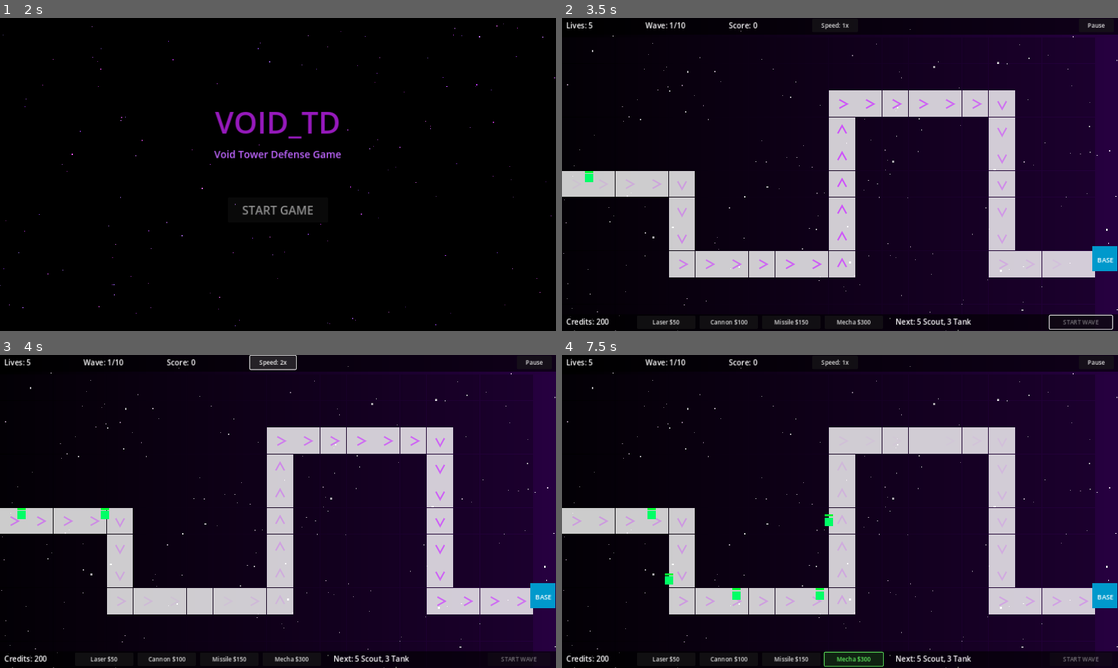
Above: before the commit, frames 1-4 (two rows, left to right).
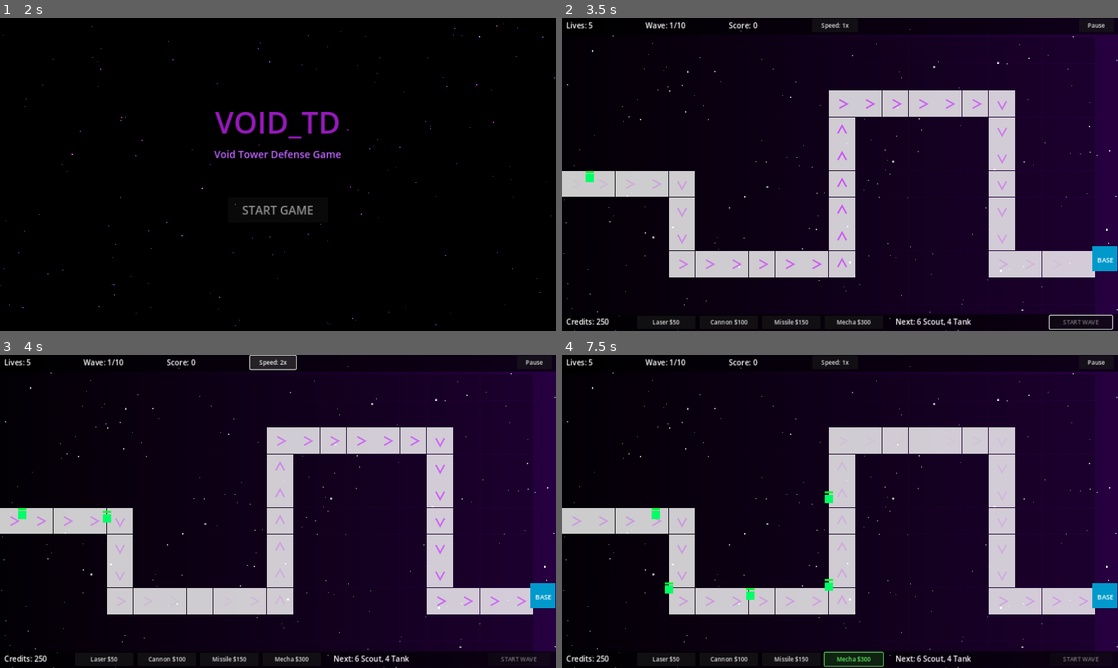
Above: after the commit, the same moments.

Repository: brew354/void_TD
Game: Godot game, scene res://Scenes/MenuScene.tscn
Same seed, same stepped clock (60 frames per second), same inputs: the game is played once before the commit and once after it.
Inputs (mouse positions are in pixels of both pictures, inside the frame that each line leads up to):
- Up to frame 1 (2 s): tap Enter at 0.5 s; move the mouse to (400, 158) at 0.52 s; tap 1 at 0.6 s; click (400, 158) at 0.67 s; tap Space at 0.77, 1.52 s; move the mouse to (166, 190) at 1.27 s; tap 2 at 1.35 s; click (166, 190) at 1.42 s
- Up to frame 2 (3.5 s): click "START GAME" at 2 s; click "START WAVE" at 2.75 s
- Up to frame 3 (4 s): click "Speed: 1x" at 3.5 s
- Up to frame 4 (7.5 s): click "Speed: 2x" at 4.25 s; click "Laser $50" at 5 s; click "Cannon $100" at 5.75 s; click "Missile $150" at 6.5 s; click "Mecha $300" at 7.25 s

Frame 1 is identical in both runs. In frame 2, less than 0.1% of the frame differs, in the area x 4-71%, y 48-98%; in frame 3, less than 0.1%; in frame 4, 0.5%, in the area x 7-71%, y 43-98%.
Error in both runs: Invalid access of index '3' on a base object of type: 'Array'. (res://HUD/HUDNode.gd:243)

Commit message:
Rebalance difficulty for Mecha Soldier
Enemies:
- Scout: 50→80 HP, 200→210 speed (survives a full Laser shot)
- Tank: 500→700 HP, 60→65 speed, reward 40→50
- Boss: 2000→2500 HP, stun_interval 4.0→3.5s (stuns more often)

Economy:
- Starting credits: 200→250 (better initial buildout)
- Wave complete bonus: 50→75 (can afford first Mecha by wave 2-3)

Waves:
- Scale rate: 0.18→0.22 per wave (reaches 2.98× at wave 10)
- More enemies mid-late game (wave 7-8: 24+ enemies)
- Wave 9: 2 bosses; Wave 10: 3 bosses with 15 tanks
- Boss waves kept at 3, 6, 9, 10 for consistent pacing

Co-Authored-By: Claude Sonnet 4.6 <noreply@anthropic.com>

Diff:
--- a/Void_TD/Models/EnemyDefinition.gd
+++ b/Void_TD/Models/EnemyDefinition.gd
@@ -7,14 +7,14 @@
 static func stats(type: EnemyType) -> Dictionary:
 	match type:
 		EnemyType.SCOUT:
-			return { "hp": 50, "speed": 200.0, "reward": 5, "lives_damage": 1,
+			return { "hp": 80, "speed": 210.0, "reward": 5, "lives_damage": 1,
 					 "color": Color(0.0, 1.0, 0.4), "size": Vector2(20, 20), "label": "Scout" }
 		EnemyType.TANK:
-			return { "hp": 500, "speed": 60.0, "reward": 40, "lives_damage": 3,
+			return { "hp": 700, "speed": 65.0, "reward": 50, "lives_damage": 3,
 					 "color": Color(1.0, 0.4, 0.0), "size": Vector2(36, 36), "label": "Tank" }
 		EnemyType.BOSS:
-			return { "hp": 2000, "speed": 40.0, "reward": 200, "lives_damage": 0,
+			return { "hp": 2500, "speed": 40.0, "reward": 250, "lives_damage": 0,
 					 "color": Color(0.6, 0.0, 0.8), "size": Vector2(52, 52), "label": "Boss",
 					 "is_boss": true,
-					 "stun_range": 200.0, "stun_interval": 4.0, "stun_duration": 2.0 }
+					 "stun_range": 200.0, "stun_interval": 3.5, "stun_duration": 2.0 }
 	return {}
--- a/Void_TD/Models/GameConfig.gd
+++ b/Void_TD/Models/GameConfig.gd
@@ -8,8 +8,8 @@
 const SCENE_WIDTH: float = 1334.0
 const SCENE_HEIGHT: float = 750.0
 const STARTING_LIVES: int = 5
-const STARTING_CREDITS: int = 200
-const WAVE_COMPLETE_BONUS: int = 50
+const STARTING_CREDITS: int = 250
+const WAVE_COMPLETE_BONUS: int = 75
 
 # Path waypoints in scene coordinates
 const PATH_WAYPOINTS: Array = [
--- a/Void_TD/Models/WaveDefinition.gd
+++ b/Void_TD/Models/WaveDefinition.gd
@@ -25,63 +25,63 @@
 		pre_delay = d
 		difficulty_scale = s
 
-# Scale increases 0.18 per wave: wave 1 = 1.0, wave 5 = 1.72, wave 10 = 2.62
+# Scale increases 0.22 per wave: wave 1 = 1.0, wave 5 = 1.88, wave 10 = 2.98
 static func _scale(wave_idx: int) -> float:
-	return 1.0 + wave_idx * 0.18
+	return 1.0 + wave_idx * 0.22
 
 static func all_waves() -> Array:
 	return [
-		# Wave 1 — intro
+		# Wave 1 — intro: scouts only, learn the basics
 		WaveData.new([
 			SpawnGroup.new(EnemyDefinition.EnemyType.SCOUT, 8, 1.0),
 		], 0.5, _scale(0)),
-		# Wave 2
+		# Wave 2 — tanks introduced: need Cannon or save for Mecha
+		WaveData.new([
+			SpawnGroup.new(EnemyDefinition.EnemyType.SCOUT, 6, 0.8),
+			SpawnGroup.new(EnemyDefinition.EnemyType.TANK,  4, 2.0),
+		], 0.5, _scale(1)),
+		# Wave 3 — first boss: 3 groups required for boss test
 		WaveData.new([
 			SpawnGroup.new(EnemyDefinition.EnemyType.SCOUT, 5, 0.8),
-			SpawnGroup.new(EnemyDefinition.EnemyType.TANK,  3, 2.0),
-		], 0.5, _scale(1)),
-		# Wave 3 — first boss
-		WaveData.new([
-			SpawnGroup.new(EnemyDefinition.EnemyType.SCOUT, 4, 0.8),
-			SpawnGroup.new(EnemyDefinition.EnemyType.TANK,  5, 1.5),
+			SpawnGroup.new(EnemyDefinition.EnemyType.TANK,  6, 1.5),
 			SpawnGroup.new(EnemyDefinition.EnemyType.BOSS,  1, 3.0),
 		], 0.5, _scale(2)),
-		# Wave 4
+		# Wave 4 — swarm: fast scouts flood defenses
+		WaveData.new([
+			SpawnGroup.new(EnemyDefinition.EnemyType.SCOUT, 14, 0.7),
+			SpawnGroup.new(EnemyDefinition.EnemyType.TANK,   5, 1.6),
+		], 0.5, _scale(3)),
+		# Wave 5 — heavy mix: Mecha required to keep up
 		WaveData.new([
 			SpawnGroup.new(EnemyDefinition.EnemyType.SCOUT, 10, 0.7),
-			SpawnGroup.new(EnemyDefinition.EnemyType.TANK,   3, 1.8),
-		], 0.5, _scale(3)),
-		# Wave 5
+			SpawnGroup.new(EnemyDefinition.EnemyType.TANK,   8, 1.5),
+		], 0.5, _scale(4)),
+		# Wave 6 — boss returns with bigger escort
 		WaveData.new([
 			SpawnGroup.new(EnemyDefinition.EnemyType.SCOUT, 8, 0.7),
-			SpawnGroup.new(EnemyDefinition.EnemyType.TANK,  5, 1.5),
-		], 0.5, _scale(4)),
-		# Wave 6 — boss
-		WaveData.new([
-			SpawnGroup.new(EnemyDefinition.EnemyType.SCOUT, 6, 0.7),
-			SpawnGroup.new(EnemyDefinition.EnemyType.TANK,  6, 1.5),
+			SpawnGroup.new(EnemyDefinition.EnemyType.TANK,  8, 1.4),
 			SpawnGroup.new(EnemyDefinition.EnemyType.BOSS,  1, 3.0),
 		], 0.5, _scale(5)),
-		# Wave 7
+		# Wave 7 — attrition: massive count drains ammo coverage
 		WaveData.new([
-			SpawnGroup.new(EnemyDefinition.EnemyType.SCOUT, 12, 0.6),
-			SpawnGroup.new(EnemyDefinition.EnemyType.TANK,   7, 1.4),
+			SpawnGroup.new(EnemyDefinition.EnemyType.SCOUT, 14, 0.6),
+			SpawnGroup.new(EnemyDefinition.EnemyType.TANK,  10, 1.3),
 		], 0.5, _scale(6)),
-		# Wave 8
-		WaveData.new([
-			SpawnGroup.new(EnemyDefinition.EnemyType.SCOUT, 10, 0.6),
-			SpawnGroup.new(EnemyDefinition.EnemyType.TANK,   8, 1.3),
-		], 0.5, _scale(7)),
-		# Wave 9 — boss
-		WaveData.new([
-			SpawnGroup.new(EnemyDefinition.EnemyType.SCOUT, 8, 0.6),
-			SpawnGroup.new(EnemyDefinition.EnemyType.TANK,  9, 1.3),
-			SpawnGroup.new(EnemyDefinition.EnemyType.BOSS,  1, 3.0),
-		], 0.5, _scale(8)),
-		# Wave 10 — finale
+		# Wave 8 — tank wall: heavy HP demands splash + Mecha
 		WaveData.new([
 			SpawnGroup.new(EnemyDefinition.EnemyType.SCOUT, 12, 0.5),
 			SpawnGroup.new(EnemyDefinition.EnemyType.TANK,  12, 1.2),
-			SpawnGroup.new(EnemyDefinition.EnemyType.BOSS,   2, 3.0),
+		], 0.5, _scale(7)),
+		# Wave 9 — two bosses plus heavy escort
+		WaveData.new([
+			SpawnGroup.new(EnemyDefinition.EnemyType.SCOUT, 10, 0.5),
+			SpawnGroup.new(EnemyDefinition.EnemyType.TANK,  12, 1.2),
+			SpawnGroup.new(EnemyDefinition.EnemyType.BOSS,   2, 4.0),
+		], 0.5, _scale(8)),
+		# Wave 10 — finale: everything at once
+		WaveData.new([
+			SpawnGroup.new(EnemyDefinition.EnemyType.SCOUT, 15, 0.5),
+			SpawnGroup.new(EnemyDefinition.EnemyType.TANK,  15, 1.0),
+			SpawnGroup.new(EnemyDefinition.EnemyType.BOSS,   3, 4.0),
 		], 0.5, _scale(9)),
 	]
--- a/Void_TD/validate.gd
+++ b/Void_TD/validate.gd
@@ -29,8 +29,8 @@
 	# --- GameConfig ---
 	print("[ GameConfig ]")
 	_assert(GameConfig.STARTING_LIVES == 5, "STARTING_LIVES = 5")
-	_assert(GameConfig.STARTING_CREDITS == 200, "STARTING_CREDITS = 200")
-	_assert(GameConfig.WAVE_COMPLETE_BONUS == 50, "WAVE_COMPLETE_BONUS = 50")
+	_assert(GameConfig.STARTING_CREDITS == 250, "STARTING_CREDITS = 250")
+	_assert(GameConfig.WAVE_COMPLETE_BONUS == 75, "WAVE_COMPLETE_BONUS = 75")
 	_assert(GameConfig.TILE_SIZE == 64.0, "TILE_SIZE = 64")
 	_assert(GameConfig.GRID_COLS == 20, "GRID_COLS = 20")
 	_assert(GameConfig.GRID_ROWS == 11, "GRID_ROWS = 11")
@@ -65,7 +65,7 @@
 		_assert(s["speed"] > 0, "%s speed > 0" % s["label"])
 		_assert(s["reward"] > 0, "%s reward > 0" % s["label"])
 	var boss_stats = EnemyDefinition.stats(EnemyDefinition.EnemyType.BOSS)
-	_assert(boss_stats["hp"] == 2000, "Boss hp = 2000")
+	_assert(boss_stats["hp"] == 2500, "Boss hp = 2500")
 	_assert(boss_stats["is_boss"] == true, "Boss is_boss = true")
 	_assert(boss_stats["stun_range"] > 0, "Boss stun_range > 0")
 	_assert(boss_stats["lives_damage"] == 0, "Boss lives_damage = 0")
@@ -79,16 +79,16 @@
 	_assert(w1_count == 8, "Wave 1: 8 enemies")
 	var w2_count = 0
 	for g in waves[1].groups: w2_count += g.count
-	_assert(w2_count == 8, "Wave 2: 8 enemies (5+3)")
+	_assert(w2_count == 10, "Wave 2: 10 enemies (6+4)")
 	var w3_count = 0
 	for g in waves[2].groups: w3_count += g.count
-	_assert(w3_count == 10, "Wave 3: 10 enemies (4+5+1 boss)")
+	_assert(w3_count == 12, "Wave 3: 12 enemies (5+6+1 boss)")
 	_assert(waves[2].groups.size() == 3, "Wave 3 has 3 spawn groups")
 	_assert(waves[2].groups[2].type == EnemyDefinition.EnemyType.BOSS, "Wave 3 third group is BOSS")
 	_assert(waves[2].groups[2].count == 1, "Wave 3 boss group count = 1")
 	_assert(waves[5].groups[2].type == EnemyDefinition.EnemyType.BOSS, "Wave 6 has boss")
 	_assert(waves[8].groups[2].type == EnemyDefinition.EnemyType.BOSS, "Wave 9 has boss")
-	_assert(waves[9].groups[2].count == 2, "Wave 10 has 2 bosses")
+	_assert(waves[9].groups[2].count == 3, "Wave 10 has 3 bosses")
 	_assert(waves[1].difficulty_scale > waves[0].difficulty_scale, "Scale increases each wave")
 	_assert(waves[9].difficulty_scale > waves[4].difficulty_scale, "Wave 10 harder than wave 5")
 
@@ -125,35 +125,35 @@
 	print("\n[ EnemyNode ]")
 	var enemy = EnemyNode.new()
 	enemy.setup(EnemyDefinition.EnemyType.SCOUT)
-	_assert(enemy.max_hp == 50.0, "Scout max_hp = 50")
-	_assert(enemy.speed == 200.0, "Scout speed = 200")
+	_assert(enemy.max_hp == 80.0, "Scout max_hp = 80")
+	_assert(enemy.speed == 210.0, "Scout speed = 210")
 	_assert(enemy.reward == 5, "Scout reward = 5")
 	_assert(not enemy.is_dead, "Enemy not dead on spawn")
 	_assert(enemy.path_progress == 0.0, "Path progress starts at 0")
-	enemy.take_damage(25.0)
-	_assert(enemy.current_hp == 25.0, "HP reduced by damage")
-	_assert(not enemy.is_dead, "Not dead at 25 HP")
-	enemy.take_damage(25.0)
+	enemy.take_damage(40.0)
+	_assert(enemy.current_hp == 40.0, "HP reduced by damage")
+	_assert(not enemy.is_dead, "Not dead at 40 HP")
+	enemy.take_damage(40.0)
 	_assert(enemy.is_dead, "Dead after lethal damage")
 	enemy.queue_free()
 
 	var tank = EnemyNode.new()
 	tank.setup(EnemyDefinition.EnemyType.TANK)
-	_assert(tank.max_hp == 500.0, "Tank max_hp = 500")
+	_assert(tank.max_hp == 700.0, "Tank max_hp = 700")
 	_assert(tank.lives_damage == 3, "Tank lives_damage = 3")
 	tank.queue_free()
 
 	var boss = EnemyNode.new()
 	boss.setup(EnemyDefinition.EnemyType.BOSS)
 	_assert(boss.is_boss == true, "Boss enemy is_boss = true")
-	_assert(boss.max_hp == 2000.0, "Boss max_hp = 2000")
+	_assert(boss.max_hp == 2500.0, "Boss max_hp = 2500")
 	_assert(boss.lives_damage == 0, "Boss lives_damage = 0")
 	_assert(boss.stun_pulse.get_connections().size() >= 0, "Boss has stun_pulse signal")
 	boss.queue_free()
 
 	var scaled = EnemyNode.new()
 	scaled.setup(EnemyDefinition.EnemyType.SCOUT, 2.0)
-	_assert(scaled.max_hp == 100.0, "Scout at scale 2.0 has 100 hp")
+	_assert(scaled.max_hp == 160.0, "Scout at scale 2.0 has 160 hp")
 	_assert(scaled.speed > 200.0, "Scout at scale 2.0 is faster than base")
 	scaled.queue_free()
 
